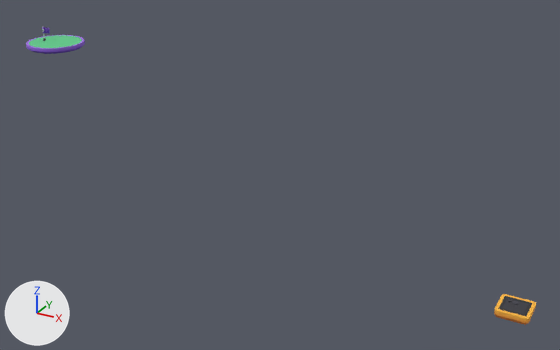
Two versions of the Blender file Blender/level.blend, one commit apart.
One viewpoint serves both versions: a 50 mm lens placed at (15.5, -40.1, 25.6), pointed at (-9.7, 5.8, 2.6). The lights are fixed; the arrows at lower left show +X, +Y and +Z. The picture after the commit comes second.

The first picture shows 'flag.001', 'platform-grass-large-round.001', 'platform.002'.
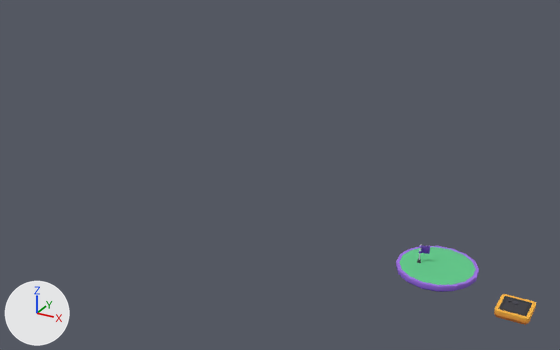
Pixel boxes [x1, y1, x2, y2] of what changed, in the pictures (560 x 350 px):
'platform-grass-large-round.001', moved
    before: [26, 35, 85, 54]
    after: [396, 246, 479, 292]
'flag.001', moved
    before: [42, 27, 50, 41]
    after: [417, 244, 430, 263]

The change, as a diff of the scene's bpy script:
```diff
--- a/Blender/level.blend.py
+++ b/Blender/level.blend.py
@@ ob_platform_grass_large_round_001 @@
 ob_platform_grass_large_round_001 = bpy.data.objects.new('platform-grass-large-round.001', me_platform_grass_large_round_001)
-ob_platform_grass_large_round_001.location = (-34.12, 9.28, 8.4)
+ob_platform_grass_large_round_001.location = (3.99, 0.89, 0.84)
 ob_platform_grass_large_round_001.rotation_euler = (0.0, 0.0, 1.895)  # degrees (0, 0, 109)
@@ ob_flag_001 @@
 ob_flag_001 = bpy.data.objects.new('flag.001', me_flag_001)
-ob_flag_001.location = (-35.22, 9.09, 8.9)
+ob_flag_001.location = (2.89, 0.7, 1.34)
 ob_flag_001.rotation_euler = (0.0, 0.0, 1.895)  # degrees (0, 0, 109)
```
